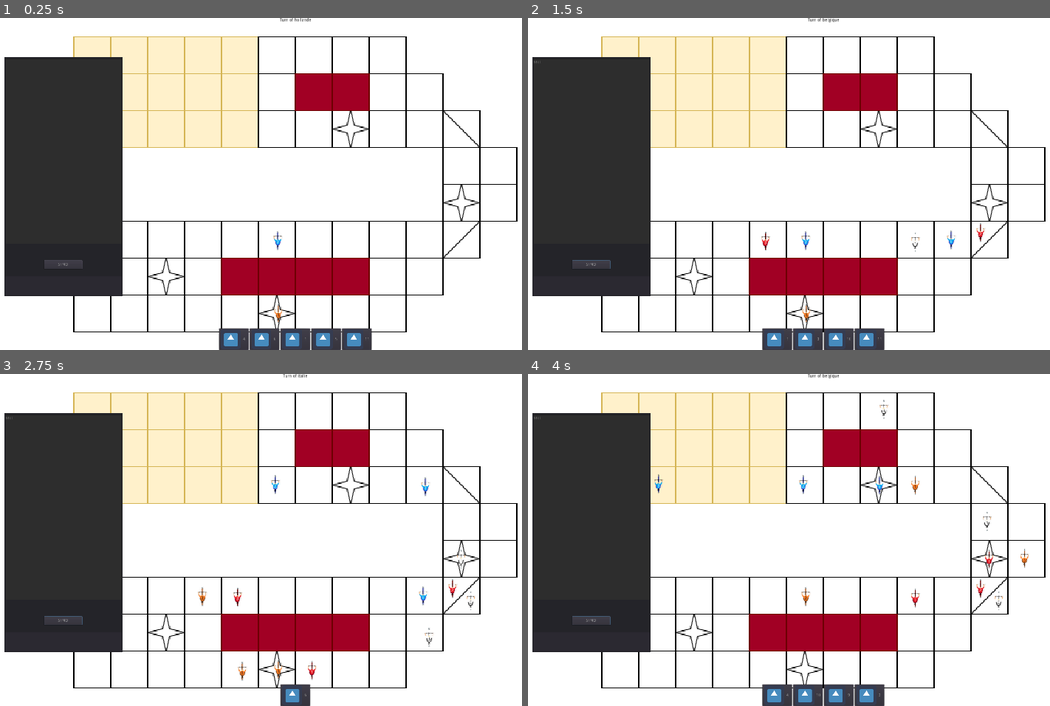
Above: before the commit, frames 1-4 (two rows, left to right).
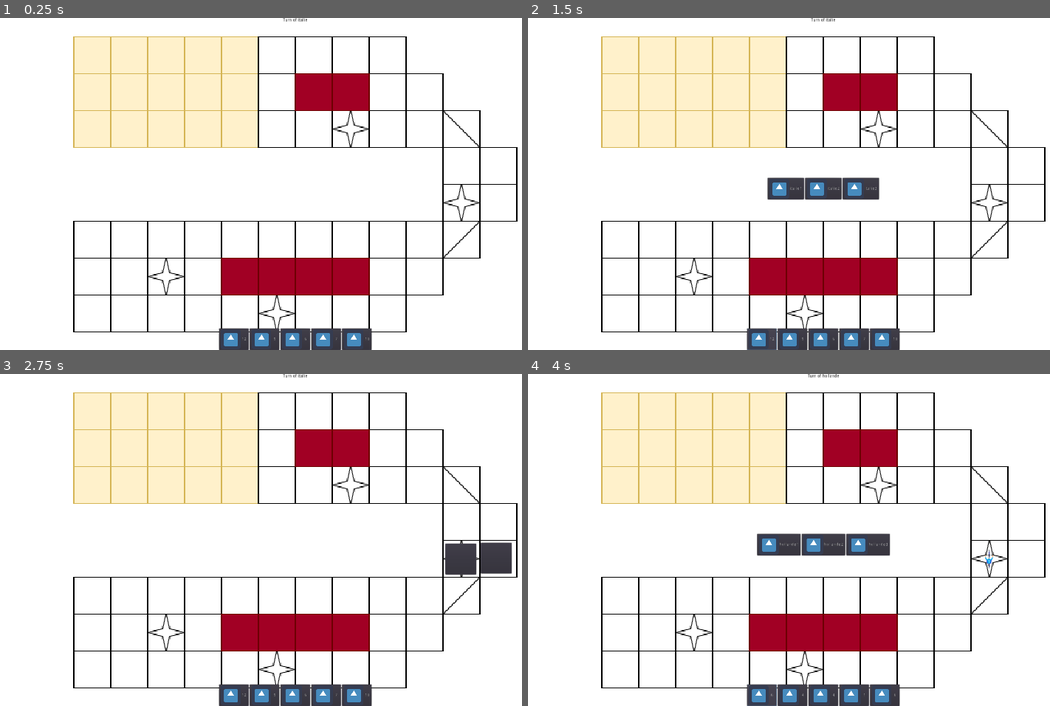
Above: after the commit, the same moments.

Repository: abarbieux/TIA-Prolog-Project
Game: Godot game, scene res://Main.tscn
The game is run twice, just before and just after one commit, with the same random seed, the same clock (stepped at 60 frames per second) and the same inputs. The engine's default icon, where the game draws it, is replaced by a stand-in: a white triangle on a blue panel in a dark square.
Inputs (mouse positions are in pixels of both pictures, inside the frame that each line leads up to):
- Up to frame 1 (0.25 s): no input
- Up to frame 2 (1.5 s): click (590, 263) at 0.5 s, where only the run before the commit has a clickable "SEND"; click (762, 340) at 1.25 s, where only the run after the commit has a clickable "12"
- Up to frame 3 (2.75 s): click (255, 543) at 2 s, where only the run after the commit has a clickable "italie1"
- Up to frame 4 (4 s): click (987, 559) at 2.77 s; click (762, 696) at 3.5 s, where only the run after the commit has a clickable "6"

The runs differ from the first frame. In frame 1, 16% of the frame differs, in the area x 0-71%, y 0-98%; in frame 2, 19%; in frame 3, 19%; in frame 4, 20%, in the area x 0-96%, y 0-100%.

Commit message:
tempo

Diff:
--- a/Main.gd
+++ b/Main.gd
@@ -6,7 +6,7 @@
 
 const number_of_team_member: int = 3
 # Change to true to visualize a random party.
-const is_unit_test_mode := true
+const is_unit_test_mode := false
 
 var countries: Array = [Country.new("italie"),
 		Country.new("hollande"),
--- a/Main.tscn
+++ b/Main.tscn
@@ -70,6 +70,7 @@
 [node name="Player_Container" type="Node2D" parent="."]
 
 [node name="Panel" type="Panel" parent="."]
+visible = false
 margin_left = 15.0
 margin_top = 127.0
 margin_right = 398.0
